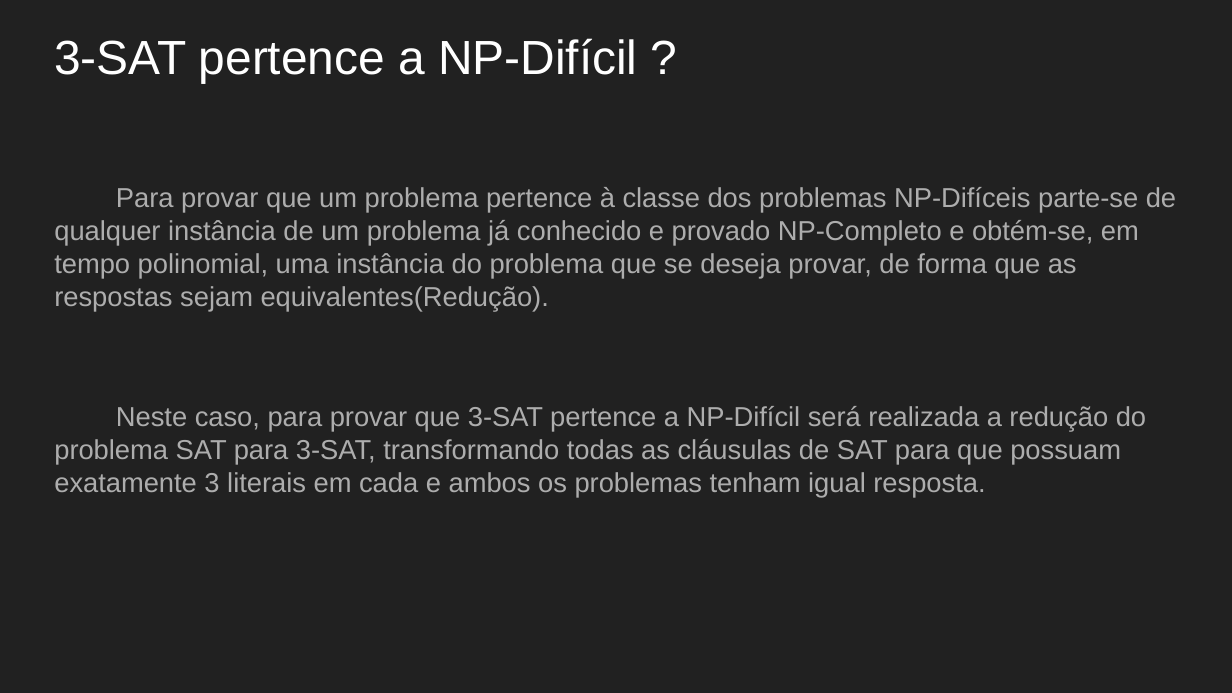
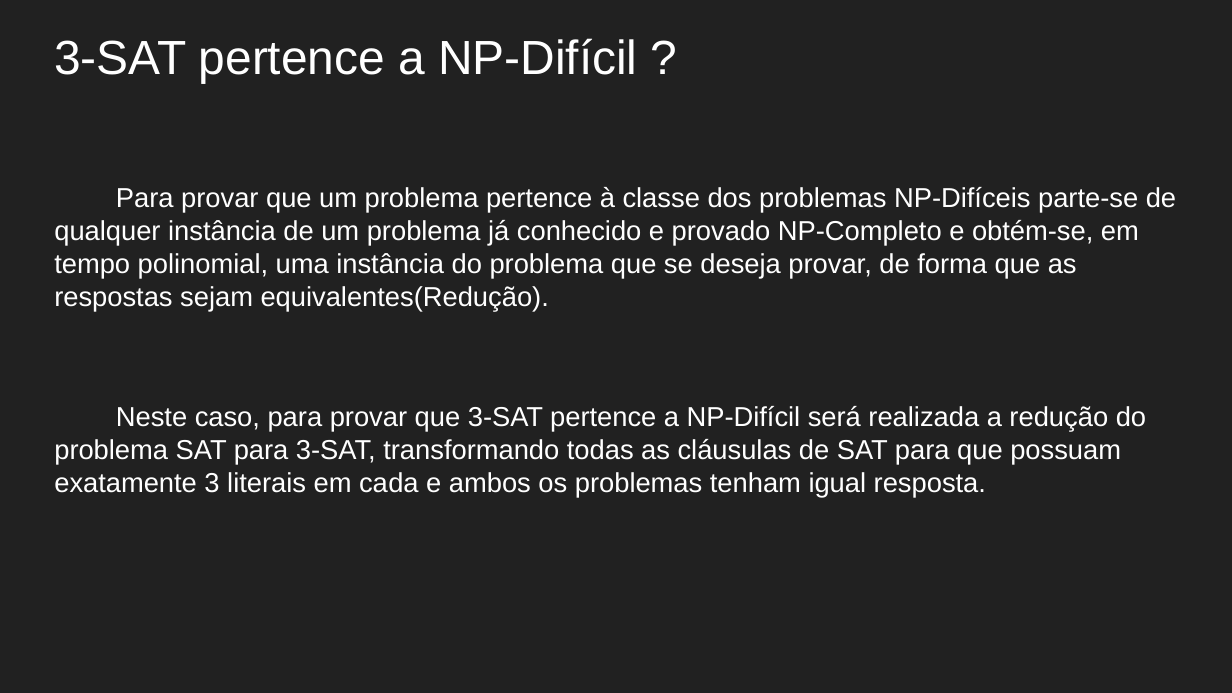
Before and after one commit to bmbueno/aprendizado, a slide deck: slide 8 of 3SAT- 2.0.pptx (slide 7 before the commit). Drawn at 1232x693 pixels with LibreOffice and Linux fonts; fonts in the diff are those of the drawing. Boxes give left, top, right and bottom in pixels: in the first picture for what was removed or moved away, otherwise in the second. Text is boxed around its words. In the diff, an @@ line names an element or a change of style, - is before the commit and + after.

```diff
--- a/3SAT- 2.0.pptx
+++ b/3SAT- 2.0.pptx
@@ text "Para provar que um problema ..." at bbox=[54, 187, 1176, 498]: text colour #ADADAD to #FFFFFF @@
```
Also in this commit, not shown: 10 other slides changed, 1 slide added.
